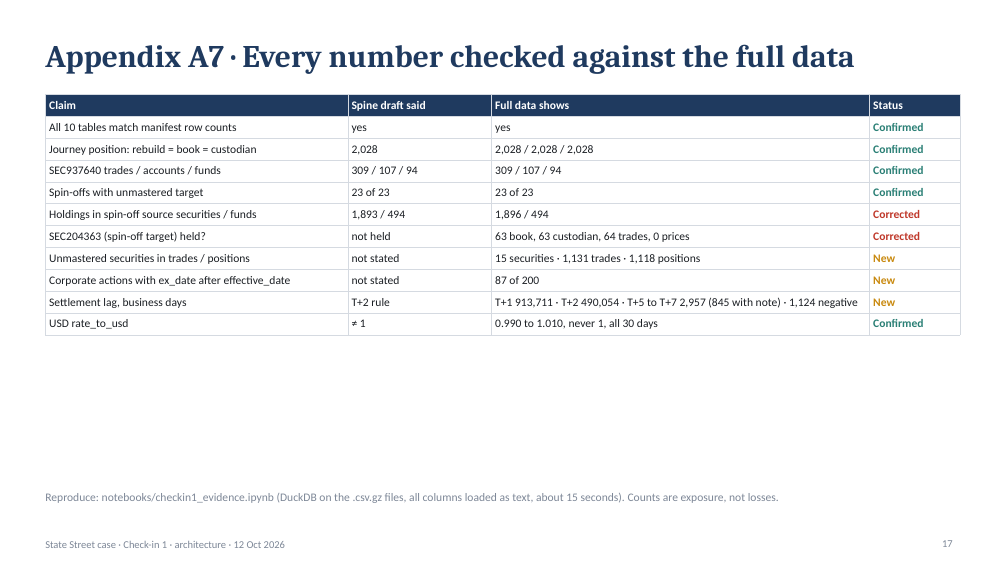
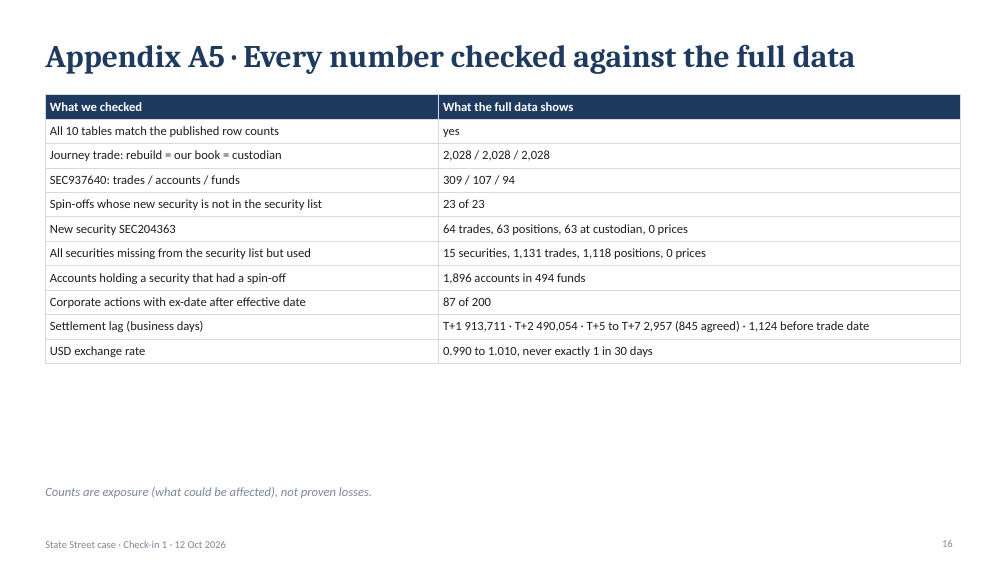
Before and after one commit to KevinRusu/BC-State-Street-Case-Competition, a slide deck: slide 16 of docs/Checkin1_Pack.pptx (slide 17 before the commit). Drawn at 1008x567 pixels with LibreOffice and Linux fonts; fonts in the diff are those of the drawing. Boxes give left, top, right and bottom in pixels: in the first picture for what was removed or moved away, otherwise in the second. Text is boxed around its words. In the diff, an @@ line names an element or a change of style, - is before the commit and + after.

```diff
--- a/docs/Checkin1_Pack.pptx
+++ b/docs/Checkin1_Pack.pptx
@@ title at bbox=[45, 44, 856, 74]: text changed @@
-Appendix A7 · Every number checked against the full data
+Appendix A5 · Every number checked against the full data
@@ table at bbox=[45, 95, 960, 361] @@
-column 1: Claim | All 10 tables match manifest row counts | Journey position: rebuild = book = custodian | SEC937640 trades / accounts / funds | Spin-offs with unmastered target | Holdings in spin-off source securities / funds | SEC204363 (spin-off target) held? | Unmastered securities in trades / positions | Corporate actions with ex_date after effective_date | Settlement lag, business days | USD rate_to_usd
-column 2: Spine draft said | yes | 2,028 | 309 / 107 / 94 | 23 of 23 | 1,893 / 494 | not held | not stated | not stated | T+2 rule | ≠ 1
-column 3: Full data shows | yes | 2,028 / 2,028 / 2,028 | 309 / 107 / 94 | 23 of 23 | 1,896 / 494 | 63 book, 63 custodian, 64 trades, 0 prices | 15 securities · 1,131 trades · 1,118 positions | 87 of 200 | T+1 913,711 · T+2 490,054 · T+5 to T+7 2,957 (845 with note) · 1,124 negative | 0.990 to 1.010, never 1, all 30 days
-column 4: Status | Confirmed | Confirmed | Confirmed | Confirmed | Corrected | Corrected | New | New | New | Confirmed
+column 1: What we checked | All 10 tables match the published row counts | Journey trade: rebuild = our book = custodian | SEC937640: trades / accounts / funds | Spin-offs whose new security is not in the security list | New security SEC204363 | All securities missing from the security list but used | Accounts holding a security that had a spin-off | Corporate actions with ex-date after effective date | Settlement lag (business days) | USD exchange rate
+column 2: What the full data shows | yes | 2,028 / 2,028 / 2,028 | 309 / 107 / 94 | 23 of 23 | 64 trades, 63 positions, 63 at custodian, 0 prices | 15 securities, 1,131 trades, 1,118 positions, 0 prices | 1,896 accounts in 494 funds | 87 of 200 | T+1 913,711 · T+2 490,054 · T+5 to T+7 2,957 (845 agreed) · 1,124 before trade date | 0.990 to 1.010, never exactly 1 in 30 days
@@ text at bbox=[45, 487, 372, 498]: text changed; size 11 to 12 pt; italic on @@
-Reproduce: notebooks/checkin1_evidence.ipynb (DuckDB on the .csv.gz files, all columns loaded as text, about 15 seconds). Counts are exposure, not losses.
+Counts are exposure (what could be affected), not proven losses.
@@ text "Counts are exposure (what could ..." at bbox=[45, 487, 372, 498]: vertical alignment middle to top @@
@@ text at bbox=[45, 541, 226, 548]: text changed @@
-State Street case · Check-in 1 · architecture · 12 Oct 2026
+State Street case · Check-in 1 · 12 Oct 2026
@@ page number at bbox=[942, 540, 953, 547]: text changed @@
-17
+16
```
Also in this commit, not shown: 9 other slides changed, 6 slides added, 7 slides removed, 25 other files.
